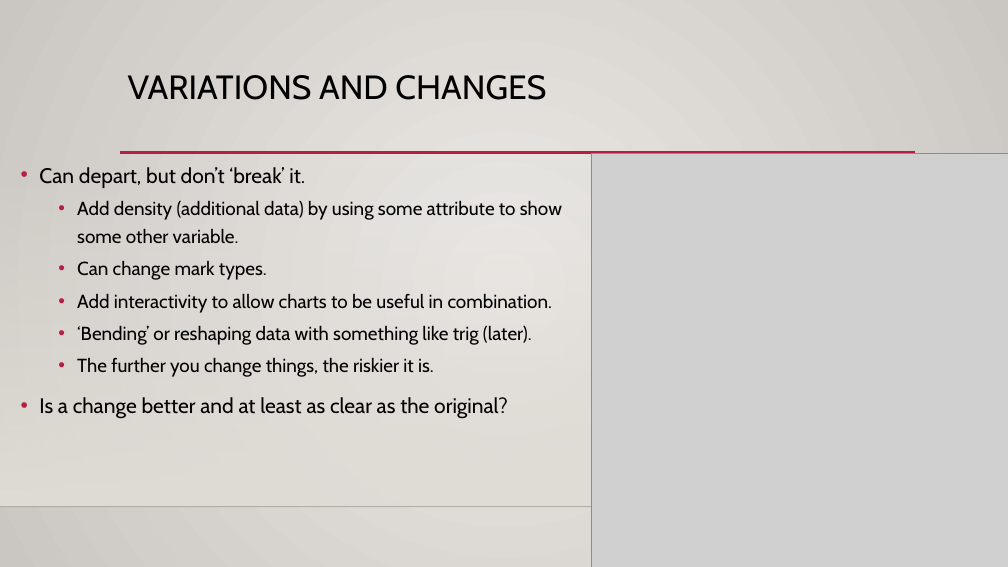
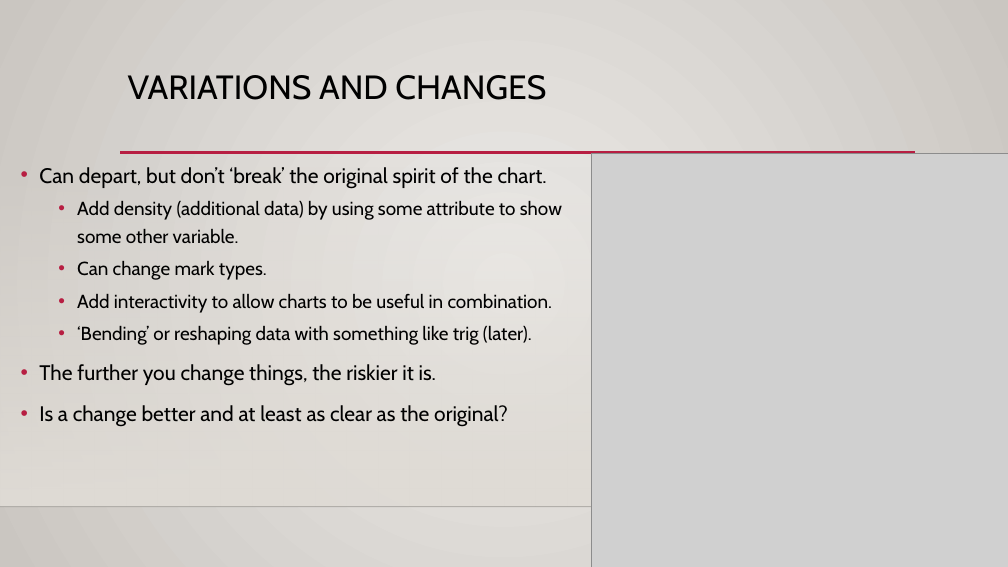
Before and after one commit to AkeemSemper/ml_datasets, a slide deck: slide 35 of slides/chapter_5.pptx (slide 33 before the commit). Drawn at 1008x567 pixels with LibreOffice and Linux fonts; fonts in the diff are those of the drawing; grey boxes stand for pictures; background and template pictures are left out. Boxes give left, top, right and bottom in pixels: in the first picture for what was removed or moved away, otherwise in the second. Text is boxed around its words. In the diff, an @@ line names an element or a change of style, - is before the commit and + after.

```diff
--- a/slides/chapter_5.pptx
+++ b/slides/chapter_5.pptx
@@ text at <box>39,167,547,189</box>: text changed @@
-• Can depart, but don’t ‘break’ it.
+• Can depart, but don’t ‘break’ the original spirit of the chart.
@@ text at <box>39,364,436,386</box>: size 18 to 20 pt in "The further you change things, the riskier ..."; list level 2 to 1 in "The further you change things, ..." @@
```
Also in this commit, not shown: 14 other slides changed, 2 slides added, 1 slide removed.
